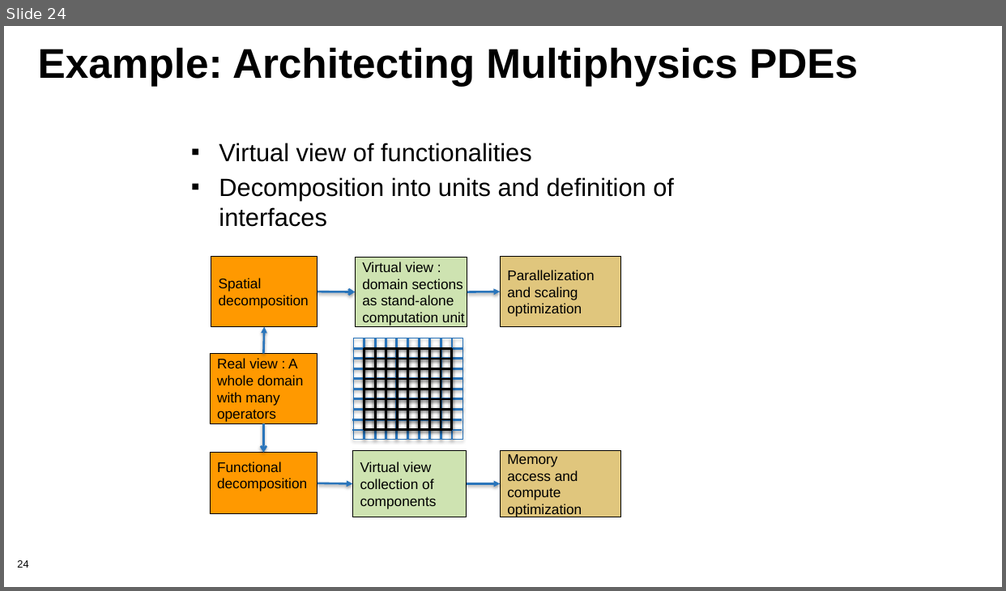
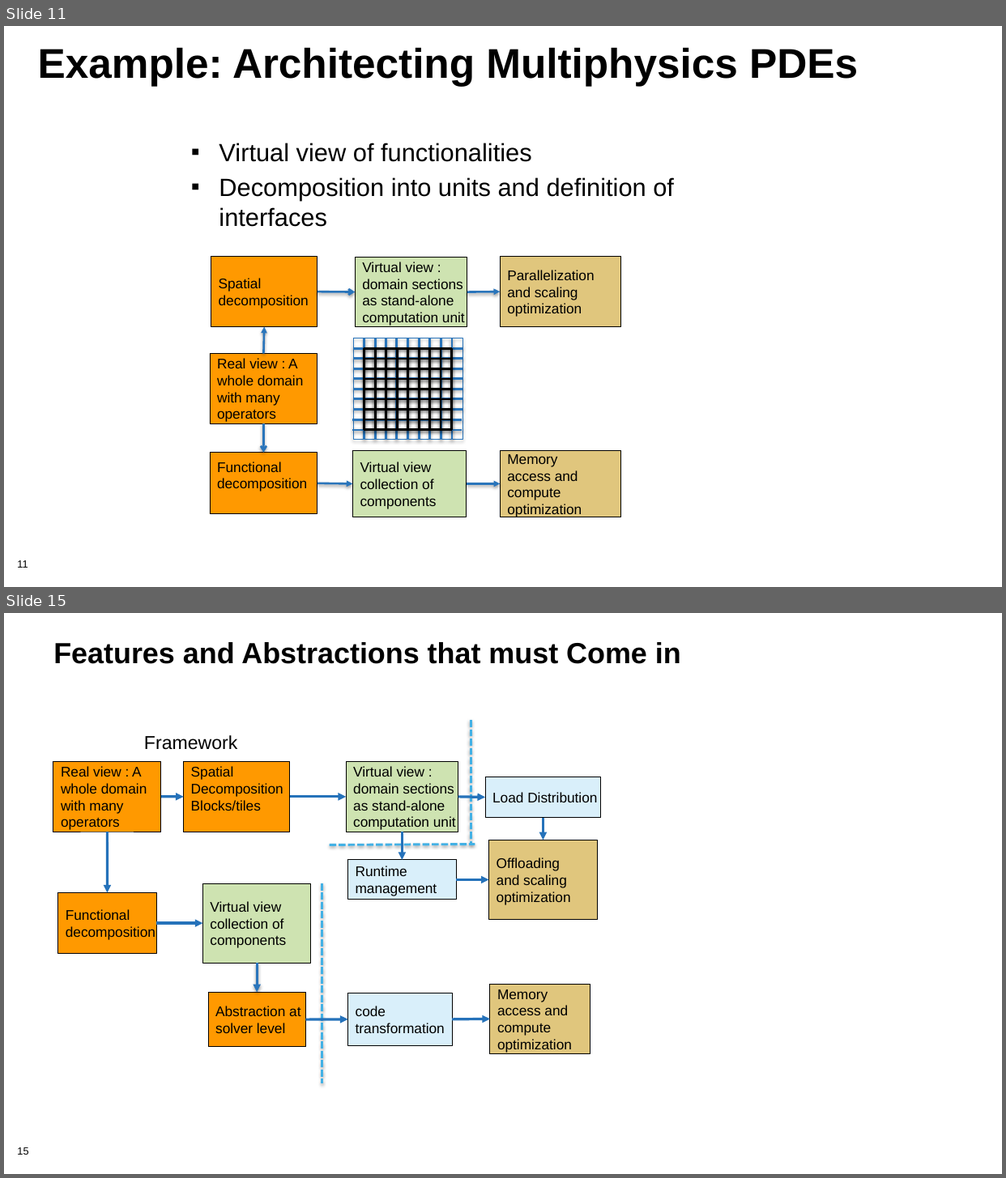
Before and after one commit to bssw-tutorial/presentations, a slide deck: final-presentations/2021-03-25-iss/05-design.pptx. Shown one above the other, each under a label of ours: slide 24 before the commit, slides 11 and 15 after it; the slides between them are not shown. The pictures are 1006x591 and 1006x1178 pixels, drawn with LibreOffice and Linux fonts; fonts in the diff are those of the drawing; background and template pictures are left out. Boxes give left, top, right and bottom in pixels: in the first picture for what was removed or moved away, otherwise in the second. Text is boxed around its words. In the diff, an @@ line names an element or a change of style, - is before the commit and + after.

```diff
--- a/final-presentations/2021-03-25-iss/05-design.pptx
+++ b/final-presentations/2021-03-25-iss/05-design.pptx
@@ slide 15 added at [4,613,1002,1174], background #FFFFFF; not listed: 1 template element that a slide beside it also shows @@
@@ title added at [53,642,681,664], 28 pt, text #000000, bold @@
+Features and Abstractions that must Come in
@@ group added at [53,720,601,1084]: 11 rectangles, 11 arrows, 3 lines, 1 text @@
+Real view : A
+whole domain
+with many
+operators
+Virtual view :
+domain sections
+as stand-alone
+computation unit
+Offloading
+and scaling
+optimization
+Spatial
+Decomposition
+Blocks/tiles
+Runtime
+management
+Load Distribution
+Framework
+Functional
+decomposition
+Virtual view
+collection of
+components
+Memory
+access and
+compute
+optimization
+Abstraction at
+solver level
+code
+transformation
@@ what was slide 24 is now slide 11 @@
@@ page number at [17,561,27,568]: text changed @@
-24
+11
```
Also in this commit, not shown: 3 slides changed, 6 other slides added, 16 slides removed.
